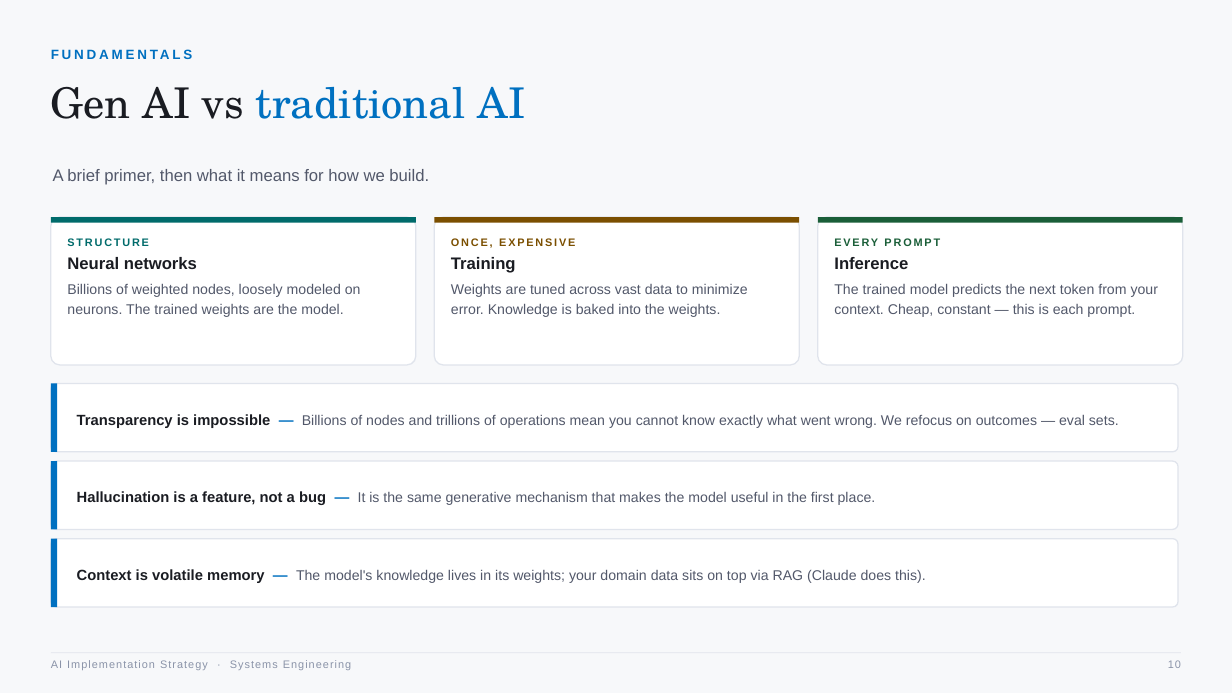
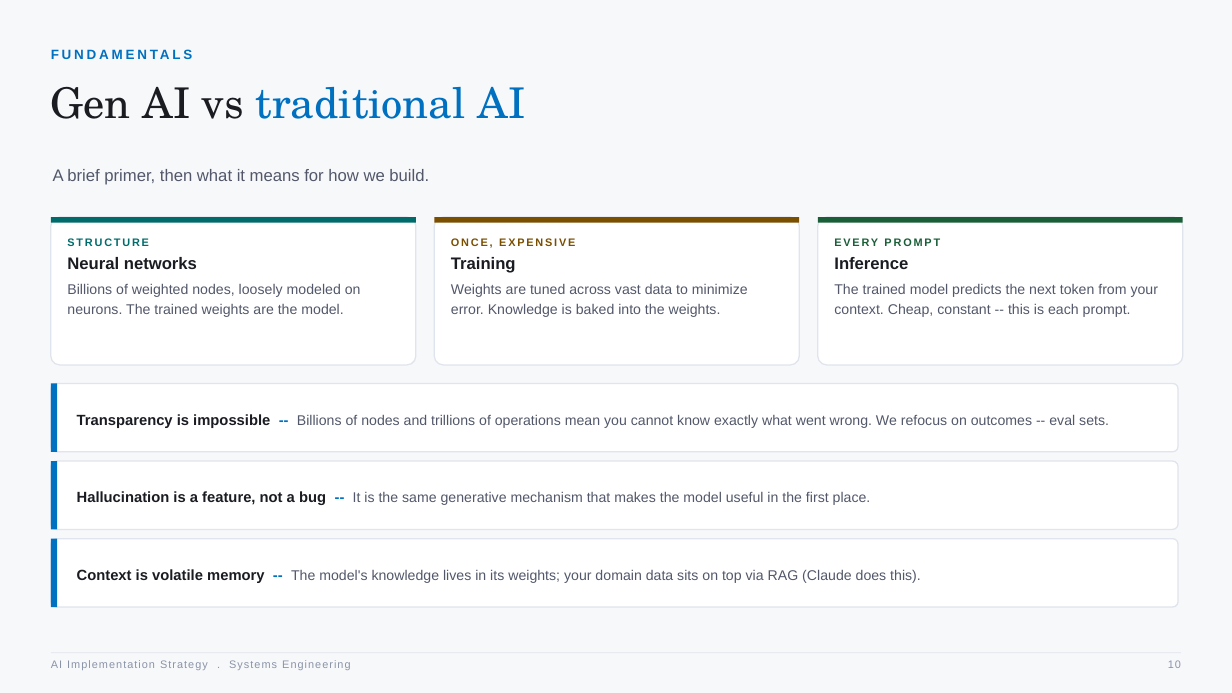
Before and after one commit to betodon96-svg/sai-workflow-app, a slide deck: slide 10 of AI_Implementation_Strategy_SE_Workshop.pptx. Drawn at 1232x693 pixels with LibreOffice and Linux fonts; fonts in the diff are those of the drawing. Boxes give left, top, right and bottom in pixels: in the first picture for what was removed or moved away, otherwise in the second. Text is boxed around its words. In the diff, an @@ line names an element or a change of style, - is before the commit and + after.

```diff
--- a/AI_Implementation_Strategy_SE_Workshop.pptx
+++ b/AI_Implementation_Strategy_SE_Workshop.pptx
@@ text at box(834, 284, 1159, 317): text changed @@
-The trained model predicts the next token from your context. Cheap, constant — this is each prompt.
+The trained model predicts the next token from your context. Cheap, constant -- this is each prompt.
@@ text at box(77, 414, 1109, 428): text changed @@
-Transparency is impossible — Billions of nodes and trillions of operations mean you cannot know exactly what went wrong. We refocus on outcomes — eval sets.
+Transparency is impossible -- Billions of nodes and trillions of operations mean you cannot know exactly what went wrong. We refocus on outcomes -- eval sets.
@@ text at box(77, 491, 871, 505): text changed @@
-Hallucination is a feature, not a bug — It is the same generative mechanism that makes the model useful in the first place.
+Hallucination is a feature, not a bug -- It is the same generative mechanism that makes the model useful in the first place.
@@ text at box(77, 569, 921, 583): text changed @@
-Context is volatile memory — The model's knowledge lives in its weights; your domain data sits on top via RAG (Claude does this).
+Context is volatile memory -- The model's knowledge lives in its weights; your domain data sits on top via RAG (Claude does this).
@@ text at box(51, 660, 350, 670): text changed @@
-AI Implementation Strategy · Systems Engineering
+AI Implementation Strategy . Systems Engineering
```
Also in this commit, not shown: 19 other slides changed, 5 slides added, 1 slide removed.
